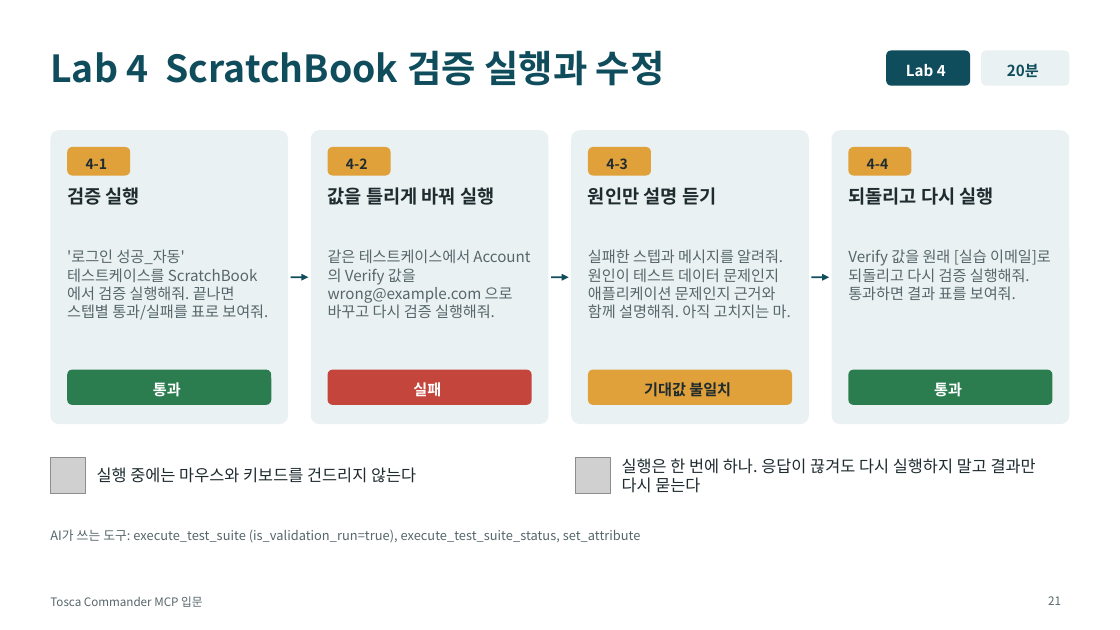
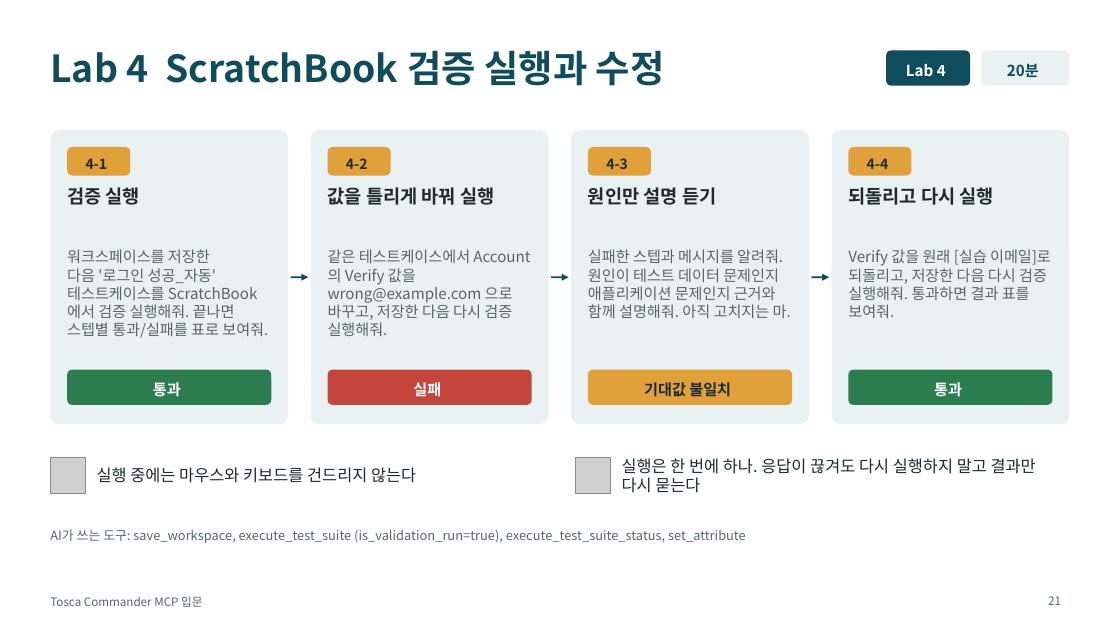
Before and after one commit to tjkim0725/Agent, a slide deck: slide 21 of tosca-mcp-training/Tosca_Commander_MCP_교육자료.pptx. Drawn at 1120x630 pixels with LibreOffice and Linux fonts; fonts in the diff are those of the drawing; grey boxes stand for pictures. Boxes give left, top, right and bottom in pixels: in the first picture for what was removed or moved away, otherwise in the second. Text is boxed around its words. In the diff, an @@ line names an element or a change of style, - is before the commit and + after.

```diff
--- a/tosca-mcp-training/Tosca_Commander_MCP_교육자료.pptx
+++ b/tosca-mcp-training/Tosca_Commander_MCP_교육자료.pptx
@@ text at box(67, 249, 268, 338): text changed @@
-'로그인 성공_자동' 테스트케이스를 ScratchBook에서 검증 실행해줘. 끝나면 스텝별 통과/실패를 표로 보여줘.
+워크스페이스를 저장한 다음 '로그인 성공_자동' 테스트케이스를 ScratchBook에서 검증 실행해줘. 끝나면 스텝별 통과/실패를 표로 보여줘.
@@ text at box(328, 249, 513, 336): text changed @@
-같은 테스트케이스에서 Account의 Verify 값을 wrong@example.com 으로 바꾸고 다시 검증 실행해줘.
+같은 테스트케이스에서 Account의 Verify 값을 wrong@example.com 으로 바꾸고, 저장한 다음 다시 검증 실행해줘.
@@ text at box(848, 249, 1051, 318): text changed @@
-Verify 값을 원래 [실습 이메일]로 되돌리고 다시 검증 실행해줘. 통과하면 결과 표를 보여줘.
+Verify 값을 원래 [실습 이메일]로 되돌리고, 저장한 다음 다시 검증 실행해줘. 통과하면 결과 표를 보여줘.
@@ text at box(50, 529, 746, 543): text changed @@
-AI가 쓰는 도구: execute_test_suite (is_validation_run=true), execute_test_suite_status, set_attribute
+AI가 쓰는 도구: save_workspace, execute_test_suite (is_validation_run=true), execute_test_suite_status, set_attribute
```
Also in this commit, not shown: 20 other slides changed, 6 other files.
